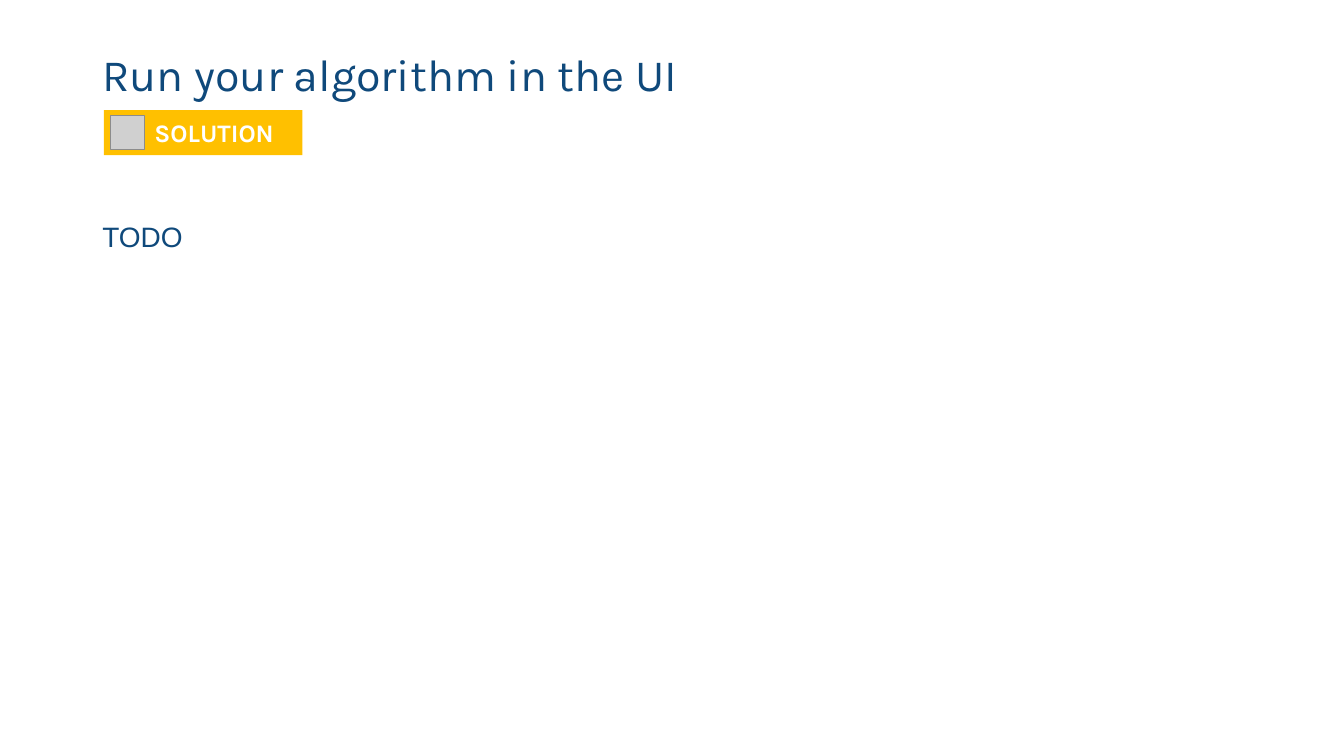
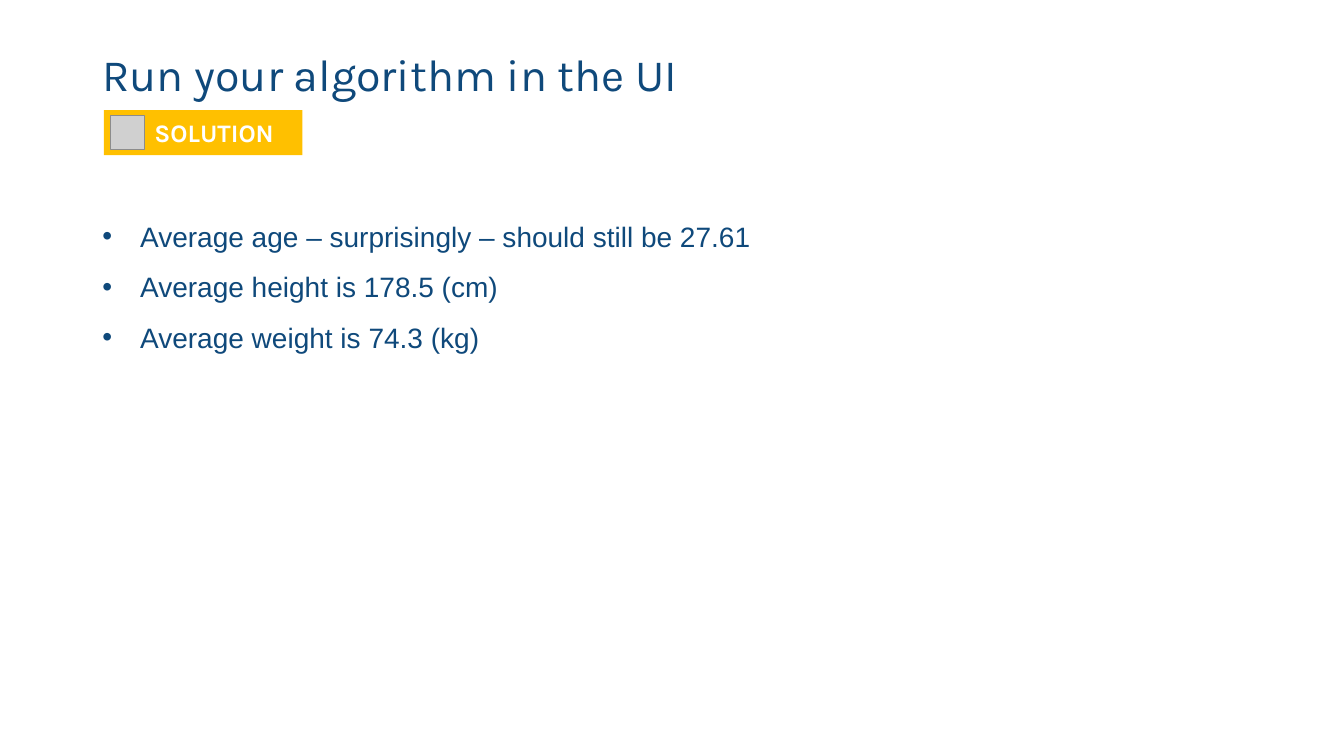
Before and after one commit to vantage6/vantage6-workshop, a slide deck: slide 29 of slides/chapter7_algorithm_development.pptx (slide 27 before the commit). Drawn at 1344x756 pixels with LibreOffice and Linux fonts; fonts in the diff are those of the drawing; grey boxes stand for pictures; background and template pictures are left out. Boxes give left, top, right and bottom in pixels: in the first picture for what was removed or moved away, otherwise in the second. Text is boxed around its words. In the diff, an @@ line names an element or a change of style, - is before the commit and + after.

```diff
--- a/slides/chapter7_algorithm_development.pptx
+++ b/slides/chapter7_algorithm_development.pptx
@@ text at [140,226,750,353]: text changed @@
-TODO
+• Average age – surprisingly – should still be 27.61
+• Average height is 178.5 (cm)
+• Average weight is 74.3 (kg)
```
Also in this commit, not shown: 6 other slides changed, 2 slides added.
